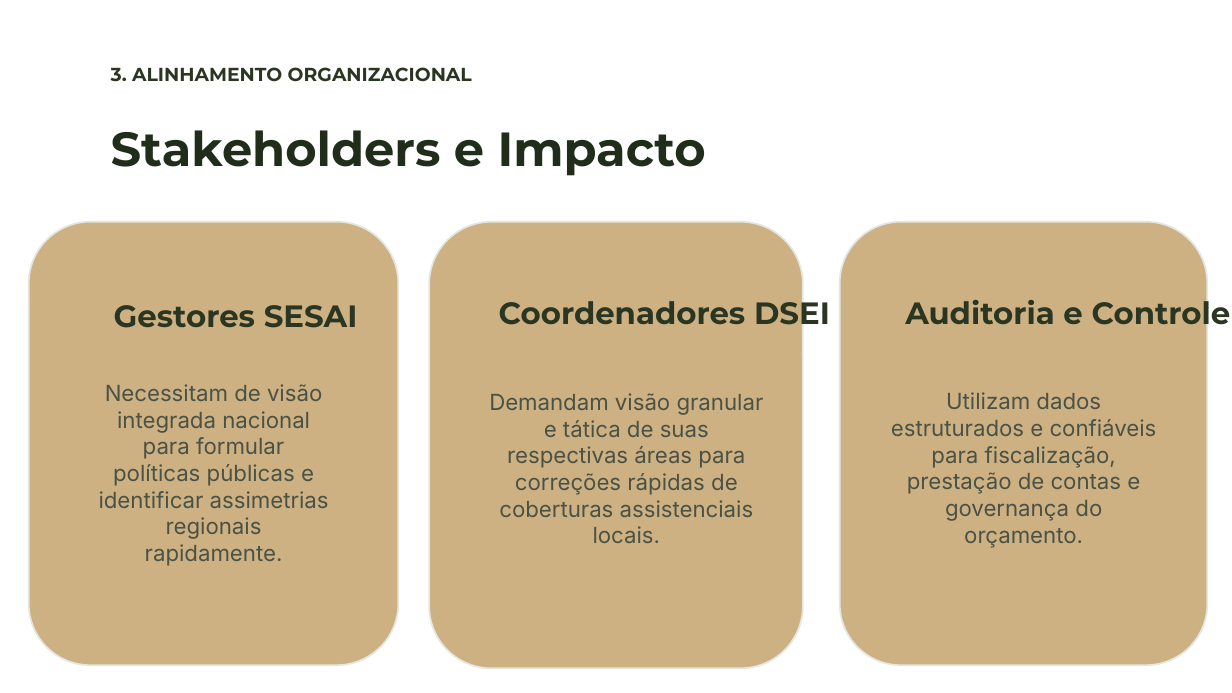
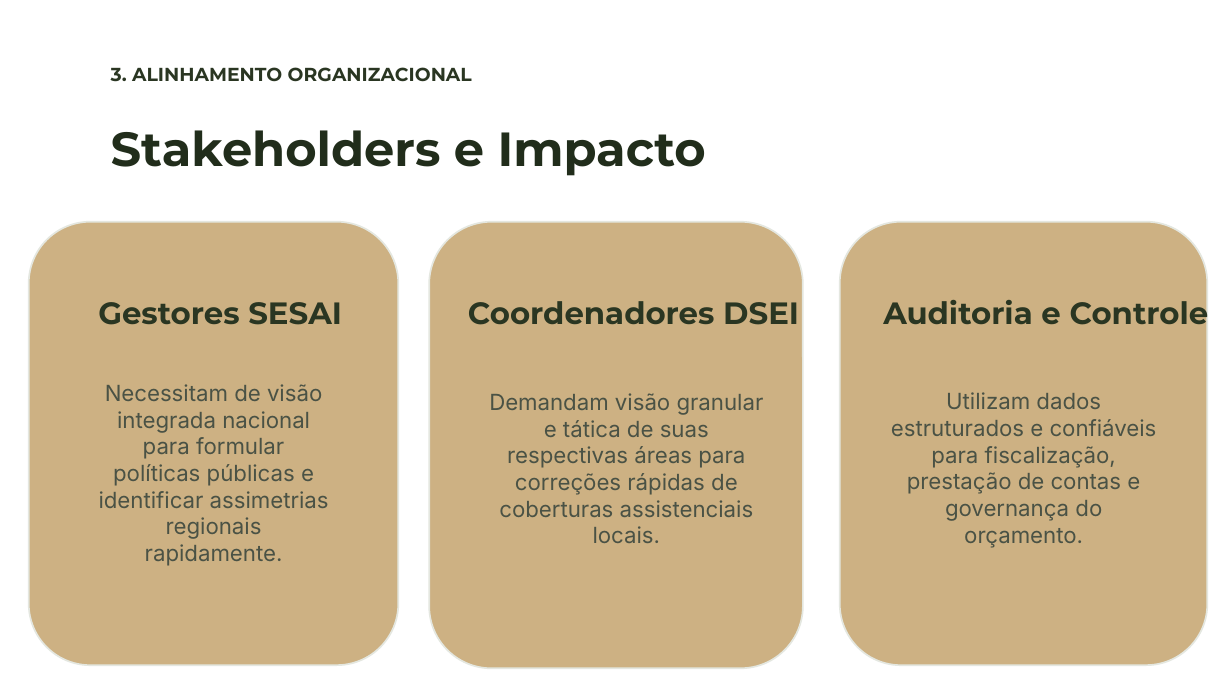
Before and after one commit to Caua-Godoy/projeto-populacao-indigena, a slide deck: slide 4 of apresentacao/slides.pptx. Drawn at 1232x693 pixels with LibreOffice and Linux fonts; fonts in the diff are those of the drawing. Boxes give left, top, right and bottom in pixels: in the first picture for what was removed or moved away, otherwise in the second. Text is boxed around its words. In the diff, an @@ line names an element or a change of style, - is before the commit and + after.

Commit message:
atualizando slides

```diff
--- a/apresentacao/slides.pptx
+++ b/apresentacao/slides.pptx
@@ text "Gestores SESAI": place and size @@
-text "Gestores SESAI" at [114,305,358,328]
+text "Gestores SESAI" at [98,302,342,325]
@@ text "Coordenadores DSEI" rewrapped from [499,294,830,331] to [468,301,799,325] @@
@@ text "Auditoria e Controle": place and size @@
-text "Auditoria e Controle" at [905,294,1231,331]
+text "Auditoria e Controle" at [883,294,1209,331]
```
